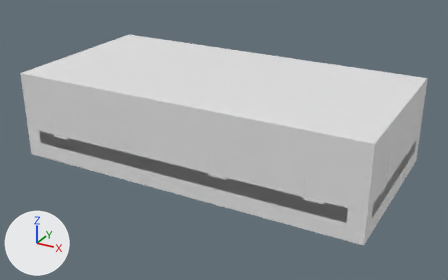
Two versions of the FBX model SpaceStation/Assets/_Project/Art/Models/Interior/SM_Interior_EvoStorageComplex.fbx, one commit apart.
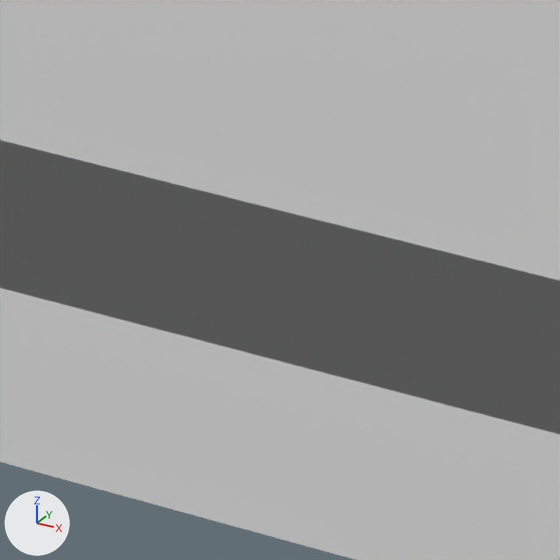
Each version is shown whole from a camera (50 mm lens) standing at (13.3, -49.5, 20.6) and looking at (-11.4, -4.6, -1.8), then close up on the part from 26% to 37% of the width and 49% to 66% of the height. Every picture has the same lights, and +X, +Y and +Z are marked at lower left. The older version's two pictures come first. Where no turn or scale is listed for an object, it has been applied to the vertices. Vertices at exactly the same position are counted once.

The first close-up shows 'INT_EvoStorageComplex_Shell', 'INT_EvoStorageComplex_Sky'.
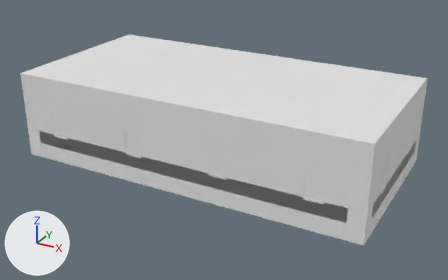
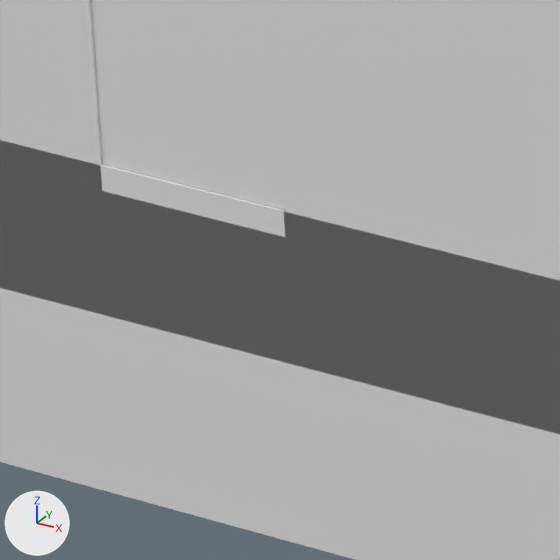
Pixel boxes [x1, y1, x2, y2] of what changed, in the close-ups (560 x 560 px):
part 1 of me_int_evostoragecomplex_sky_001, cut back
    both: [87, 0, 289, 240]

The change in detail:
me_int_evostoragecomplex_sky_001 is used by ob_int_evostoragecomplex_sky; location (0.0, 0.0, 0.0).
me_int_evostoragecomplex_sky_001 had 92 vertices, 66 faces and spanned x -28.0..4.0, y -11.9..4.0, z -4.0..4.0.
me_int_evostoragecomplex_sky_001 now has 112 vertices, 76 faces and spans x -28.0..4.0, y -11.9..4.0, z -4.0..4.0.
Part 1, on me_int_evostoragecomplex_sky_001:
4 faces are deleted.
12 vertices are added at x -16.8..-15.2, y -11.9..4.0, z -1.5..1.2.
8 new vertices lie (1.6, 0.0, 0.0) away from vertices in x -16.8, y -11.9..4.0, z -1.5..1.2.
14 new faces join them.
